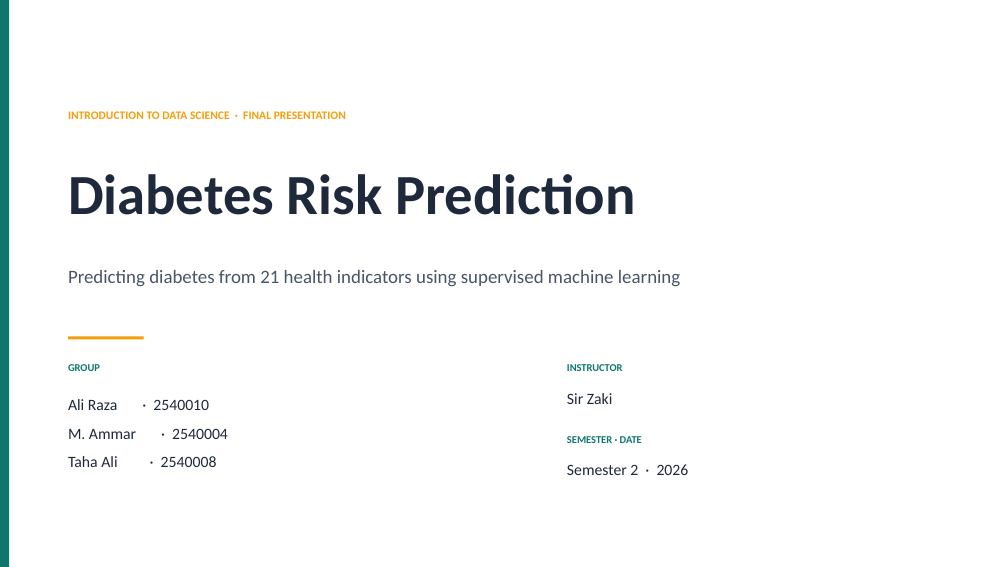
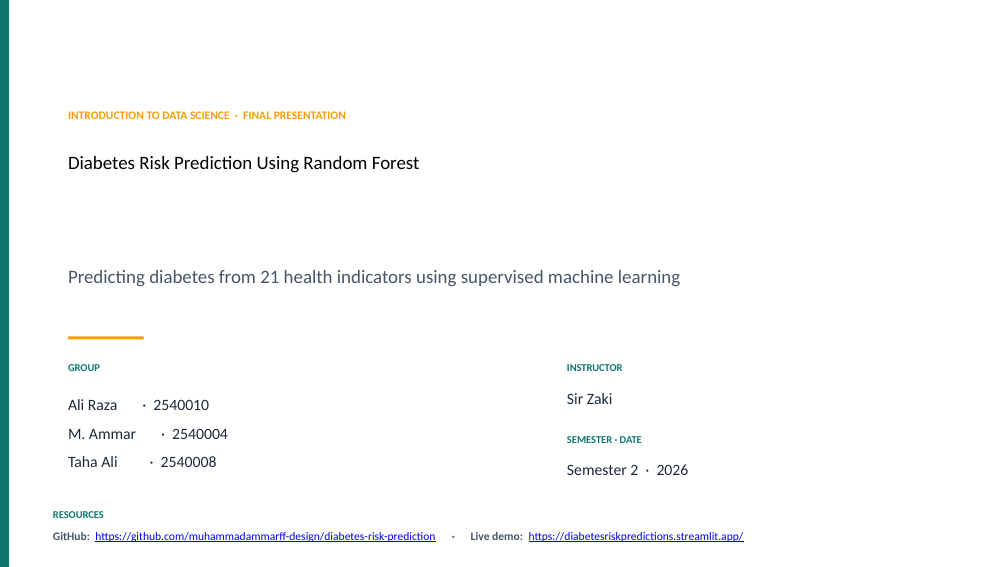
Before and after one commit to muhammadammarff-design/diabetes-risk-prediction, a slide deck: slide 1 of presentation/Diabetes_Final_Presentation.pptx. Drawn at 1008x567 pixels with LibreOffice and Linux fonts; fonts in the diff are those of the drawing. Boxes give left, top, right and bottom in pixels: in the first picture for what was removed or moved away, otherwise in the second. Text is boxed around its words. In the diff, an @@ line names an element or a change of style, - is before the commit and + after.

```diff
--- a/presentation/Diabetes_Final_Presentation.pptx
+++ b/presentation/Diabetes_Final_Presentation.pptx
@@ text at (68,156,420,173): text changed; size 54 to 18 pt; text colour #1E293B to #000000; bold off @@
-Diabetes Risk Prediction
+Diabetes Risk Prediction Using Random Forest
@@ text added at (53,511,104,518), 10 pt, text #0F766E, bold @@
+RESOURCES
@@ text added at (53,532,744,542), 11 pt, text #0000FF, underline @@
+GitHub: https://github.com/muhammadammarff-design/diabetes-risk-prediction · Live demo: https://diabetesriskpredictions.streamlit.app/
```
Also in this commit, not shown: 7 other slides changed, 1 slide added, 1 slide removed, 7 other files.
